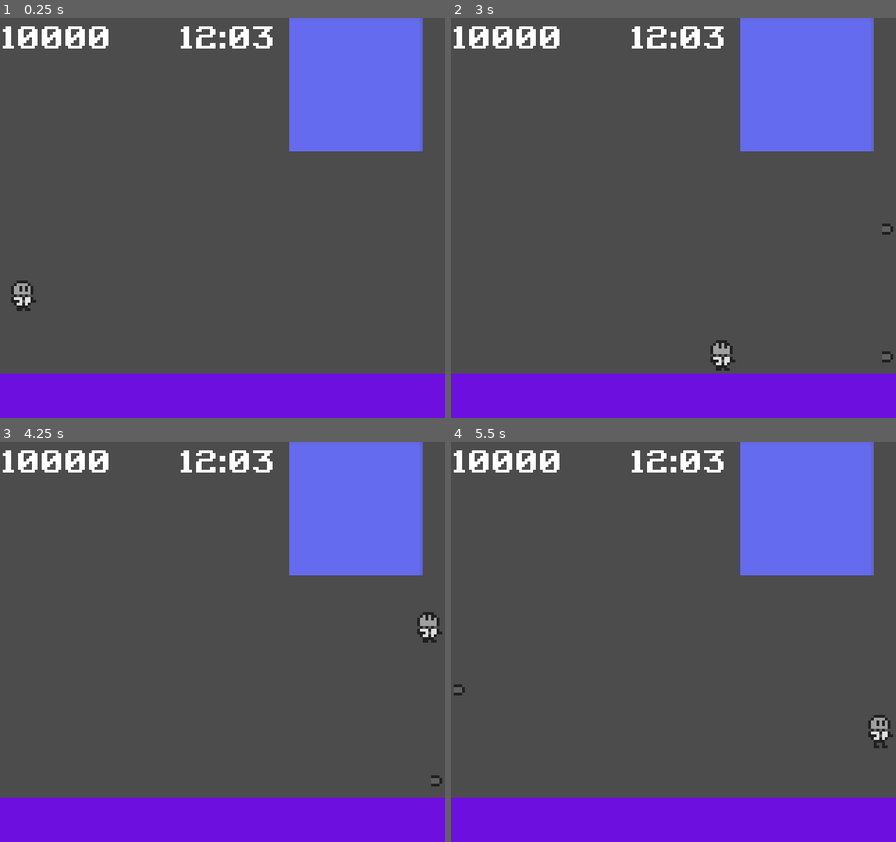
Above: before the commit, frames 1-4 (two rows, left to right).
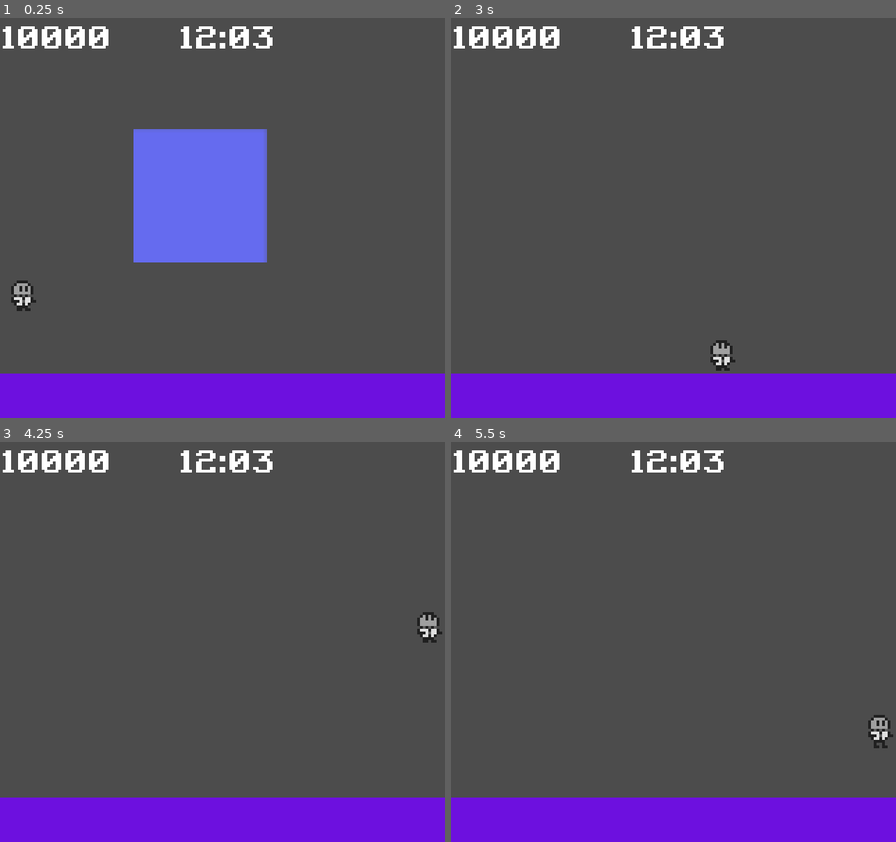
Above: after the commit, the same moments.

Repository: michaeldevlee/trials_of_the_galaxy
Game: Godot game, scene res://main.tscn
Two runs of this game, one before a commit and one after it. Both use one fixed random seed, a clock stepped at 60 frames per second and the inputs below. The engine's default icon, where the game draws it, is replaced by a stand-in: a white triangle on a blue panel in a dark square.
Inputs:
- Up to frame 1 (0.25 s): no input
- Up to frame 2 (3 s): hold Right (right) 0.53-2.03 s; tap D (dash) at 0.6, 2.85 s; tap Space (jump) at 0.77, 1.52 s; tap G (lock_facing_direction) at 1.35 s; hold Left (left) 2.03-2.78 s; hold F (shoot) 2.03-2.78 s; hold Right (right) from 2.78 s (still down)
- Up to frame 3 (4.25 s): keep holding Right (right); tap Space (jump) at 3.02, 3.77 s; tap G (lock_facing_direction) at 3.6 s
- Up to frame 4 (5.5 s): release Right (right) at 4.28 s; hold Left (left) 4.28-5.03 s; tap F (shoot) at 4.35 s; tap Space (jump) at 4.52 s; hold Right (right) from 5.03 s (still down); tap D (dash) at 5.1 s

The runs differ from the first frame. In frame 1, 20% of the frame differs, in the area x 30-95%, y 0-62%; in frame 2, 10%; in frame 3, 10%; in frame 4, 10%.

Commit message:
pound attack is functional, need to add player hurt grace period

Diff:
--- /dev/null
+++ b/Core/Boss/AeroBot/AeroBot.gd
@@ -0,0 +1,4 @@
+extends Boss
+class_name TestBoss
+
+onready var ray_cast = get_node("RayCast2D")
--- /dev/null
+++ b/Core/Boss/AeroBot/AeroBot.tscn
@@ -0,0 +1,33 @@
+[gd_scene load_steps=8 format=2]
+
+[ext_resource path="res://Core/Boss/AeroBot/AeroBotIdle.tscn" type="PackedScene" id=1]
+[ext_resource path="res://Core/Boss/AeroBot/AeroBotPound.tscn" type="PackedScene" id=2]
+[ext_resource path="res://Core/Boss/BaseBoss/Boss.tscn" type="PackedScene" id=3]
+[ext_resource path="res://Core/Boss/AeroBot/AeroBotIdle.tres" type="Animation" id=4]
+[ext_resource path="res://Core/Boss/AeroBot/AeroBot.gd" type="Script" id=5]
+[ext_resource path="res://Core/Boss/AeroBot/Test_Boss.png" type="Texture" id=6]
+
+[sub_resource type="Animation" id=1]
+resource_name = "Attack_1"
+loop = true
+
+[node name="AeroBot" instance=ExtResource( 3 )]
+collision_mask = 7
+script = ExtResource( 5 )
+
+[node name="Sprite" parent="." index="2"]
+texture = ExtResource( 6 )
+
+[node name="StateMachine" parent="." index="3"]
+initial_state = NodePath("Idle")
+
+[node name="Idle" parent="StateMachine" index="0" instance=ExtResource( 1 )]
+
+[node name="Pound" parent="StateMachine" index="1" instance=ExtResource( 2 )]
+
+[node name="AnimationPlayer" parent="." index="4"]
+anims/Attack_1 = SubResource( 1 )
+anims/Idle = ExtResource( 4 )
+
+[node name="RayCast2D" type="RayCast2D" parent="." index="5"]
+cast_to = Vector2( 0, 136 )
--- /dev/null
+++ b/Core/Boss/AeroBot/AeroBotAttack.gd
@@ -0,0 +1,84 @@
+extends BossState
+class_name AeroBotPound
+
+onready var pound_timer = get_node("Timer")
+
+var count : int = 0
+var max_count : int = 3
+var scan_tween
+var pound_tween
+var player_position
+
+
+func _ready():
+	pound_timer.connect("timeout", self, "init_scan")
+	connect("finished", self, "return_to_idle")
+	set_process(false)
+
+func enter(_msg := {}):
+	set_process(true)
+	boss.velocity = Vector2.ZERO
+	boss.anim_player.play("Attack_1")
+	init_scan()
+
+func move(direction : Vector2):
+	boss.velocity.move_toward(direction, 1)
+
+func init_scan():
+	var tween = create_tween()
+	tween.tween_property(boss, "global_position", Vector2(boss.global_position.x, 24), 0.5)
+	tween.tween_property(boss.ray_cast, "enabled" , true, 0)
+	tween.tween_callback(self, "move_towards_player_x_pos")
+
+func set_direction() -> int:
+	if boss.global_position.x - player_position.x > 0:
+		return 24
+	else:
+		return 136
+
+func move_towards_player_x_pos():
+	var tween = create_tween()
+	tween.tween_property(boss, "global_position:x", set_direction(), 0.5)
+	scan_tween = tween
+
+func update_player_position():
+	if get_tree().get_nodes_in_group("Player"):
+		player_position = get_tree().get_nodes_in_group("Player")[0].global_position
+
+func detect_player_collision():
+	if boss.get_last_slide_collision():
+		var collider = boss.get_last_slide_collision().collider
+		if collider is Player:
+			collider.take_damage()
+			state_machine.transition_to("Idle")
+			print('transition')
+
+func pound(y_pos : int):
+	var tween = create_tween()
+	tween.tween_property(boss, "global_position:y", y_pos, 0.5)
+	tween.tween_callback(pound_timer, "start")
+	pound_tween = tween
+
+func scan_for_player():
+	var ray_cast : RayCast2D = boss.ray_cast
+
+	if ray_cast.is_colliding():
+		var player = ray_cast.get_collider()
+		var y_pos = 144-24-16
+		ray_cast.enabled = false
+		scan_tween.stop()
+		pound(y_pos)
+
+
+func exit():
+	set_process(false)
+	pound_timer.stop()
+	if pound_tween:
+		pound_tween.stop()
+	scan_tween.stop()
+	boss.ray_cast.enabled = false
+
+func _process(delta):
+	scan_for_player()
+	update_player_position()
+	detect_player_collision()
--- /dev/null
+++ b/Core/Boss/AeroBot/AeroBotIdle.gd
@@ -0,0 +1,14 @@
+extends BossState
+class_name Idle_BossState
+
+func enter(_msg := {}):
+	var tween = create_tween()
+	boss.velocity = Vector2.ZERO
+	tween.tween_property(boss, "global_position", boss.global_position + Vector2(0, -160), 1)
+
+func update(delta) -> void:
+	if Input.is_action_just_pressed("ui_down"):
+		state_machine.transition_to("Pound")
+
+func reset_position() -> void:
+	pass
--- /dev/null
+++ b/Core/Boss/AeroBot/AeroBotIdle.tscn
@@ -0,0 +1,7 @@
+[gd_scene load_steps=3 format=2]
+
+[ext_resource path="res://Core/Boss/StateMachine/State.tscn" type="PackedScene" id=1]
+[ext_resource path="res://Core/Boss/AeroBot/AeroBotIdle.gd" type="Script" id=2]
+
+[node name="Idle" instance=ExtResource( 1 )]
+script = ExtResource( 2 )
--- /dev/null
+++ b/Core/Boss/AeroBot/AeroBotPound.tscn
@@ -0,0 +1,10 @@
+[gd_scene load_steps=3 format=2]
+
+[ext_resource path="res://Core/Boss/StateMachine/State.tscn" type="PackedScene" id=1]
+[ext_resource path="res://Core/Boss/AeroBot/AeroBotAttack.gd" type="Script" id=2]
+
+[node name="Attack_1" instance=ExtResource( 1 )]
+script = ExtResource( 2 )
+
+[node name="Timer" type="Timer" parent="." index="0"]
+one_shot = true
--- /dev/null
+++ b/Core/Boss/AeroBot/PoundUpperLoc.tscn
@@ -0,0 +1,10 @@
+[gd_scene load_steps=2 format=2]
+
+[sub_resource type="GDScript" id=1]
+script/source = "extends Position2D
+
+export var location : Vector2
+"
+
+[node name="PoundUpperLoc_1" type="Position2D"]
+script = SubResource( 1 )
--- a/Core/Boss/BaseBoss/Boss.gd
+++ b/Core/Boss/BaseBoss/Boss.gd
@@ -4,8 +4,9 @@
 onready var anim_player = $AnimationPlayer
 onready var state_manager = $StateMachine
 onready var health = $HealthComponent
+onready var collision_shape = $CollisionShape2D
 
-var velocity = Vector2.ZERO
+var velocity : Vector2 = Vector2.ZERO
 
 func _ready():
 	health.connect("health_depleted", self, "init_death")
@@ -22,6 +23,11 @@
 		if body is TileMap:
 			print("hit a collision")
 
+func disable_collision():
+	collision_shape.disabled = true
+
+func enable_collision():
+	collision_shape.disabled = false
 
 func _physics_process(delta):
 	velocity = move_and_slide(velocity)
--- a/Core/Boss/BaseBoss/Boss.tscn
+++ b/Core/Boss/BaseBoss/Boss.tscn
@@ -1,6 +1,6 @@
 [gd_scene load_steps=8 format=2]
 
-[ext_resource path="res://Core/Boss/EggmanBoss/Idle_TestBoss.tres" type="Animation" id=1]
+[ext_resource path="res://Core/Boss/AeroBot/AeroBotIdle.tres" type="Animation" id=1]
 [ext_resource path="res://Core/Boss/StateMachine/StateMachine.tscn" type="PackedScene" id=2]
 [ext_resource path="res://Core/Boss/BaseBoss/Boss.gd" type="Script" id=3]
 [ext_resource path="res://icon.png" type="Texture" id=4]
@@ -15,7 +15,9 @@
 length = 2.0
 loop = true
 
-[node name="Boss" type="KinematicBody2D"]
+[node name="Boss" type="KinematicBody2D" groups=["Boss"]]
+collision_layer = 0
+collision_mask = 0
 script = ExtResource( 3 )
 
 [node name="HealthComponent" parent="." instance=ExtResource( 5 )]
--- a/Core/Boss/EggmanBoss/PoundUpperLoc.gd
+++ /dev/null
@@ -1,3 +0,0 @@
-extends Position2D
-
-export var location : Vector2
--- a/Core/Boss/EggmanBoss/PoundUpperLoc.tscn
+++ /dev/null
@@ -1,6 +0,0 @@
-[gd_scene load_steps=2 format=2]
-
-[ext_resource path="res://Core/Boss/EggmanBoss/PoundUpperLoc.gd" type="Script" id=1]
-
-[node name="PoundUpperLoc_1" type="Position2D"]
-script = ExtResource( 1 )
--- a/Core/Boss/EggmanBoss/TestBoss.gd
+++ /dev/null
@@ -1,16 +0,0 @@
-extends Boss
-class_name TestBoss
-
-onready var ray_cast = get_node("RayCast2D")
-
-var pounding : bool = false
-
-func pound():
-	velocity.y += 5
-
-func _physics_process(delta):
-	if pounding:
-		pound()
-
-	if ray_cast.is_colliding():
-		pounding = false
--- a/Core/Boss/EggmanBoss/TestBoss.tscn
+++ /dev/null
@@ -1,39 +0,0 @@
-[gd_scene load_steps=8 format=2]
-
-[ext_resource path="res://Core/Boss/EggmanBoss/TestBossIdle.tscn" type="PackedScene" id=1]
-[ext_resource path="res://Core/Boss/EggmanBoss/TestBossAttack.tscn" type="PackedScene" id=2]
-[ext_resource path="res://Core/Boss/BaseBoss/Boss.tscn" type="PackedScene" id=3]
-[ext_resource path="res://Core/Boss/EggmanBoss/Idle_TestBoss.tres" type="Animation" id=4]
-[ext_resource path="res://Core/Boss/EggmanBoss/TestBoss.gd" type="Script" id=5]
-[ext_resource path="res://Core/Boss/EggmanBoss/Test_Boss.png" type="Texture" id=6]
-
-[sub_resource type="Animation" id=1]
-resource_name = "Attack_1"
-loop = true
-
-[node name="EggmanBoss" instance=ExtResource( 3 )]
-collision_layer = 2
-collision_mask = 2
-script = ExtResource( 5 )
-
-[node name="Sprite" parent="." index="2"]
-texture = ExtResource( 6 )
-
-[node name="StateMachine" parent="." index="3"]
-initial_state = NodePath("Idle")
-
-[node name="Idle" parent="StateMachine" index="0" instance=ExtResource( 1 )]
-
-[node name="Attack_1" parent="StateMachine" index="1" instance=ExtResource( 2 )]
-tween_path = NodePath("../../Tween")
-
-[node name="AnimationPlayer" parent="." index="4"]
-anims/Attack_1 = SubResource( 1 )
-anims/Idle = ExtResource( 4 )
-
-[node name="Tween" type="Tween" parent="." index="5"]
-
-[node name="RayCast2D" type="RayCast2D" parent="." index="6"]
-enabled = true
-cast_to = Vector2( 0, 32 )
-collision_mask = 2
--- a/Core/Boss/EggmanBoss/TestBossAttack.gd
+++ /dev/null
@@ -1,43 +0,0 @@
-extends BossState
-class_name Attack_1TestBoss
-
-onready var pound_timer = get_node("Timer")
-
-export var tween_path : NodePath
-var tween : Tween
-var count : int = 0
-var max_count : int = 3
-
-func _ready():
-	pound_timer.connect("timeout", self, "repeat_pound")
-	connect("finished", self, "return_to_idle")
-	if tween_path:
-		tween = get_node(tween_path)
-
-func enter(_msg := {}):
-	var new_location = get_tree().get_nodes_in_group("Player")[0].global_position.x
-	boss.velocity = Vector2.ZERO
-	boss.anim_player.play("Attack_1")
-	tween.interpolate_property(boss, "global_position", boss.global_position, Vector2(new_location, 0),  1, Tween.TRANS_LINEAR)
-	tween.connect("tween_completed", self, "pound")
-	tween.start()
-
-func pound(object : Object, key : NodePath):
-	if key == ":global_position":
-		boss.pounding = true
-		boss.ray_cast.enabled = true
-
-func repeat_pound():
-	var new_location = get_tree().get_nodes_in_group("Player")[0].global_position.x
-	tween.interpolate_property(boss, "global_position", boss.global_position, Vector2(new_location, 0),  1, Tween.TRANS_LINEAR)
-	tween.start()
-
-
-func return_to_idle():
-	state_machine.transition_to("Idle")
-
-func _physics_process(delta):
-	if boss.ray_cast.is_colliding():
-		print("is colliding")
-		repeat_pound()
-		boss.ray_cast.enabled = false
--- a/Core/Boss/EggmanBoss/TestBossAttack.tscn
+++ /dev/null
@@ -1,11 +0,0 @@
-[gd_scene load_steps=3 format=2]
-
-[ext_resource path="res://Core/Boss/StateMachine/State.tscn" type="PackedScene" id=1]
-[ext_resource path="res://Core/Boss/EggmanBoss/TestBossAttack.gd" type="Script" id=2]
-
-[node name="Attack_1" instance=ExtResource( 1 )]
-script = ExtResource( 2 )
-tween_path = NodePath("")
-
-[node name="Timer" type="Timer" parent="." index="0"]
-wait_time = 3.0
--- a/Core/Boss/EggmanBoss/TestBossIdle.gd
+++ /dev/null
@@ -1,9 +0,0 @@
-extends BossState
-class_name Idle_BossState
-
-func enter(_msg := {}):
-	boss.velocity = Vector2.ZERO
-
-func update(delta) -> void:
-	if Input.is_action_just_pressed("ui_down"):
-		state_machine.transition_to("Attack_1")
--- a/Core/Boss/EggmanBoss/TestBossIdle.tscn
+++ /dev/null
@@ -1,7 +0,0 @@
-[gd_scene load_steps=3 format=2]
-
-[ext_resource path="res://Core/Boss/StateMachine/State.tscn" type="PackedScene" id=1]
-[ext_resource path="res://Core/Boss/EggmanBoss/TestBossIdle.gd" type="Script" id=2]
-
-[node name="Idle" instance=ExtResource( 1 )]
-script = ExtResource( 2 )
--- a/Core/Player/Player.gd
+++ b/Core/Player/Player.gd
@@ -68,6 +68,9 @@
 	if velocity.x < 0:
 		sprite.flip_h = true
 
+func take_damage():
+	pass
+
 func update_shooting_direction(direction):
 	if is_lock_direction == true:
 		return
--- a/Core/Player/Player.tscn
+++ b/Core/Player/Player.tscn
@@ -53,8 +53,22 @@
 "update": 0,
 "values": [ 0 ]
 }
+tracks/1/type = "value"
+tracks/1/path = NodePath("Sprite:visible")
+tracks/1/interp = 1
+tracks/1/loop_wrap = true
+tracks/1/imported = false
+tracks/1/enabled = true
+tracks/1/keys = {
+"times": PoolRealArray( 0 ),
+"transitions": PoolRealArray( 1 ),
+"update": 0,
+"values": [ true ]
+}
 
 [node name="Player" type="KinematicBody2D" groups=["Player"]]
+collision_layer = 5
+collision_mask = 4
 script = ExtResource( 1 )
 
 [node name="CollisionShape2D" type="CollisionShape2D" parent="."]
--- a/Core/World/Tileset/Tileset.tscn
+++ b/Core/World/Tileset/Tileset.tscn
@@ -31,7 +31,7 @@
 [node name="TileMap" type="TileMap"]
 tile_set = SubResource( 2 )
 cell_size = Vector2( 16, 16 )
-collision_layer = 2
-collision_mask = 3
+collision_layer = 4
+collision_mask = 12
 format = 1
 tile_data = PoolIntArray( 327680, 0, 0, 327681, 0, 0, 327682, 0, 0, 327683, 0, 0, 327684, 0, 0, 327685, 0, 0, 327686, 0, 0, 327687, 0, 0, 327688, 0, 0, 327689, 0, 0 )
--- a/main.tscn
+++ b/main.tscn
@@ -3,7 +3,7 @@
 [ext_resource path="res://Core/Player/Player.tscn" type="PackedScene" id=1]
 [ext_resource path="res://Core/World/Tileset/Tileset.tscn" type="PackedScene" id=2]
 [ext_resource path="res://Debug/Debug.tscn" type="PackedScene" id=3]
-[ext_resource path="res://Core/Boss/EggmanBoss/TestBoss.tscn" type="PackedScene" id=4]
+[ext_resource path="res://Core/Boss/AeroBot/AeroBot.tscn" type="PackedScene" id=4]
 [ext_resource path="res://UI/HUD.tscn" type="PackedScene" id=5]
 
 [node name="main" type="Node2D"]
@@ -18,6 +18,6 @@
 position = Vector2( 8, 72 )
 
 [node name="TestBoss" parent="." instance=ExtResource( 4 )]
-position = Vector2( 128, 24 )
+position = Vector2( 72, 104 )
 
 [node name="HUD" parent="." instance=ExtResource( 5 )]
--- a/project.godot
+++ b/project.godot
@@ -10,9 +10,9 @@
 
 _global_script_classes=[ {
 "base": "BossState",
-"class": "Attack_1TestBoss",
+"class": "AeroBotPound",
 "language": "GDScript",
-"path": "res://Core/Boss/EggmanBoss/TestBossAttack.gd"
+"path": "res://Core/Boss/AeroBot/AeroBotAttack.gd"
 }, {
 "base": "KinematicBody2D",
 "class": "Boss",
@@ -57,7 +57,7 @@
 "base": "BossState",
 "class": "Idle_BossState",
 "language": "GDScript",
-"path": "res://Core/Boss/EggmanBoss/TestBossIdle.gd"
+"path": "res://Core/Boss/AeroBot/AeroBotIdle.gd"
 }, {
 "base": "KinematicBody2D",
 "class": "Player",
@@ -77,10 +77,10 @@
 "base": "Boss",
 "class": "TestBoss",
 "language": "GDScript",
-"path": "res://Core/Boss/EggmanBoss/TestBoss.gd"
+"path": "res://Core/Boss/AeroBot/AeroBot.gd"
 } ]
 _global_script_class_icons={
-"Attack_1TestBoss": "",
+"AeroBotPound": "",
 "Boss": "",
 "BossState": "",
 "Bullet": "",
@@ -168,6 +168,7 @@
 
 2d_physics/layer_1="Player"
 2d_physics/layer_2="Projectile"
+2d_physics/layer_3="Tile"
 
 [physics]
 
Renamed: Core/Boss/EggmanBoss/Idle_TestBoss.tres -> Core/Boss/AeroBot/AeroBotIdle.tres
Renamed: Core/Boss/EggmanBoss/Test_Boss.png -> Core/Boss/AeroBot/Test_Boss.png
Not shown, added: Core/Boss/AeroBot/Test_Boss.png.import
Not shown, removed: Core/Boss/EggmanBoss/Test_Boss.png.import
Not shown, changed: export_presets.cfg
Not shown, added: Build/1.1.0/index.apple-touch-icon.png
Not shown, added: Build/1.1.0/index.icon.png
Not shown, added: Build/1.1.0/index.pck
Not shown, added: Build/1.1.0/index.png
Not shown, added: Build/1.1.0/index.wasm
